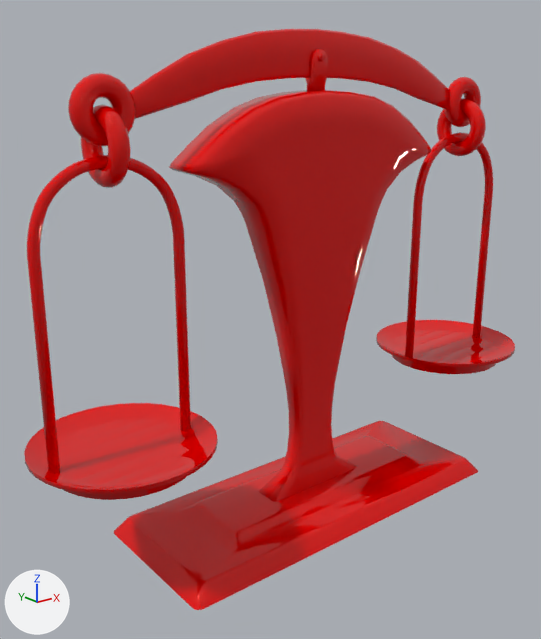
Renders of the FBX model ProjetFirstPerson/Assets/Art/3D/Fbx/Puzzle_01/SM_Balance.fbx from each side of a commit.
The view is the same before and after, from a 50 mm camera at (-0.736, -0.82, 0.658) aimed at (-0.058, 0.028, 0.319). Lighting does not change. The marker at lower left points along +X, +Y and +Z. Where no turn or scale is listed for an object, it has been applied to the vertices.

In view in the first picture: 'Anneau_01_l', 'Anneau_02_l', 'Balance_01_l', 'Balance_02_l', 'Soucoupe_01_l', 'Soucoupe_02_l'.
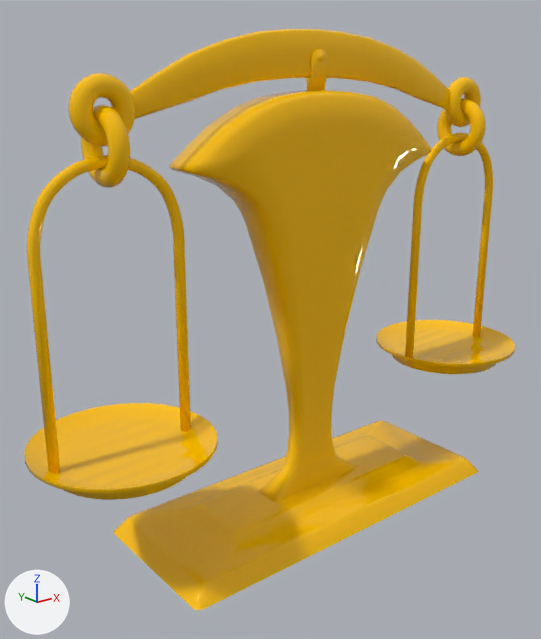
The newer file is also turned or shifted as a whole; pictures and numbers use the older file's frame.

Location of each change, (x1, y1, x2, y2) in pixels of the pictures (541 x 639 px):
'Balance_01_l', recoloured (red to yellow): (114, 48, 478, 610) in both
'Soucoupe_01_l', recoloured (red to yellow): (24, 155, 218, 500) in both
'Balance_02_l', recoloured (red to yellow): (68, 29, 481, 146) in both
'Soucoupe_02_l', recoloured: (376, 132, 515, 374) in both
'Anneau_02_l', recoloured (red to yellow): (81, 104, 130, 188) in both
'Anneau_01_l', recoloured (red to yellow): (437, 98, 486, 156) in both

Diff of the bpy script that builds the scene:
```diff
--- a/ProjetFirstPerson/Assets/Art/3D/Fbx/Puzzle_01/SM_Balance.fbx.py
+++ b/ProjetFirstPerson/Assets/Art/3D/Fbx/Puzzle_01/SM_Balance.fbx.py
@@ mat_material__23 @@
+mat_material__23 = principled_material('Material #23')
+mat_material__23.base_color = (1.0, 0.541, 0.0)  # yellow #ffc200
+mat_material__23.roughness = 0.0
@@ me_mesh @@
 me_mesh.from_pydata(...)  # 288 vertices, 288 faces; spans x -0.0124..0.0124, y -0.0474..0.0474, z -0.0474..0.0474
-me_mesh.materials.append(mat_material__21)  # red #de0000
+me_mesh.materials.append(mat_material__23)  # yellow #ffc200
@@ me_mesh_003 @@
 me_mesh_003.from_pydata(...)  # 773 vertices, 1530 faces; spans x -0.301..0.301, y -0.12..0.12, z -0.352..0.352
-me_mesh_003.materials.append(mat_material__21)  # red #de0000
+me_mesh_003.materials.append(mat_material__23)  # yellow #ffc200
@@ me_mesh_002 @@
 me_mesh_002.from_pydata(...)  # 654 vertices, 1304 faces; spans x -0.369..0.369, y -0.013..0.013, z -0.071..0.071
-me_mesh_002.materials.append(mat_material__21)  # red #de0000
+me_mesh_002.materials.append(mat_material__23)  # yellow #ffc200
@@ me_mesh_001 @@
 me_mesh_001.from_pydata(...)  # 288 vertices, 288 faces; spans x -0.0124..0.0124, y -0.0474..0.0474, z -0.0474..0.0474
-me_mesh_001.materials.append(mat_material__21)  # red #de0000
+me_mesh_001.materials.append(mat_material__23)  # yellow #ffc200
@@ me_mesh_005 @@
 me_mesh_005.from_pydata(...)  # 746 vertices, 1484 faces; spans x -0.124..0.124, y -0.123..0.123, z -0.199..0.199
-me_mesh_005.materials.append(mat_material__21)  # red #de0000
+me_mesh_005.materials.append(mat_material__23)  # yellow #ffc200
@@ me_mesh_004 @@
 me_mesh_004.from_pydata(...)  # 746 vertices, 1484 faces; spans x -0.124..0.124, y -0.123..0.123, z -0.2..0.2
-me_mesh_004.materials.append(mat_material__21)  # red #de0000
+me_mesh_004.materials.append(mat_material__23)  # yellow #ffc200
```
